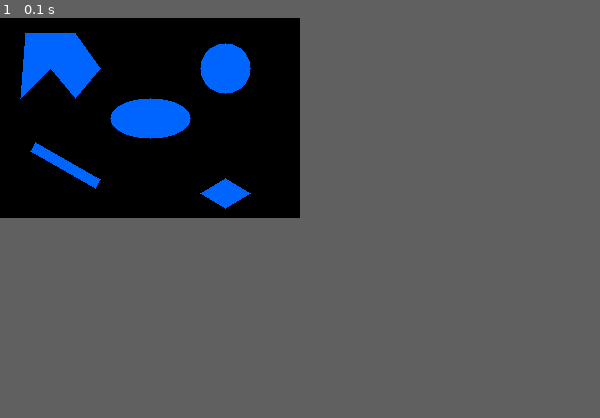
Above: before the commit, frame 1.
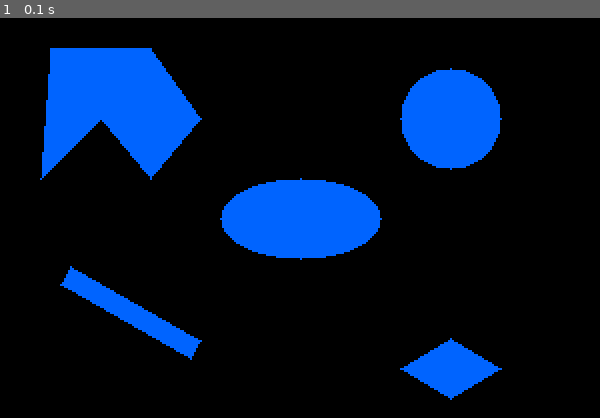
Above: after the commit, the same moment.

Repository: gato78/Class-Projects
Game: pygame game, started from Project2/Dijkstra_point.py
Same seed, same stepped clock (60 frames per second), same inputs: the game is played once before the commit and once after it.
Inputs:
- Up to frame 1 (0.1 s): type "1 (at the terminal prompt)" at 0 s; type "1 (at the terminal prompt)" at 0 s; type "1 (at the terminal prompt)" at 0 s; type "1 (at the terminal prompt)" at 0 s
In our replay, the window is 300x200 before the commit and 600x400 after it. These sizes can differ from the game's own. Grey fills any space a smaller window leaves; there, only what the larger window draws over its background counts as a difference.

The runs differ from the first frame. In frame 1, 16% of the frame differs, in the area x 3-84%, y 3-96%.

Commit message:
Add files via upload
Change parameter display_resize to 2 to increase animation display size.

Diff:
--- a/Project2/Dijkstra_point.py
+++ b/Project2/Dijkstra_point.py
@@ -242,5 +242,5 @@
 print("============================================")
 print("Shortest Path between Start and Goal Nodes = ",djikstra_path)
 
-display_resize = 1		# default = 1, Can be increase between 2 and 3 for better visualization
+display_resize = 2		# Can be changed from 1 to 3 for better visualization
 pygame_animation(display_resize,obstacles_list,djikstra_path, visited_nodes)	# playing pygame animation
